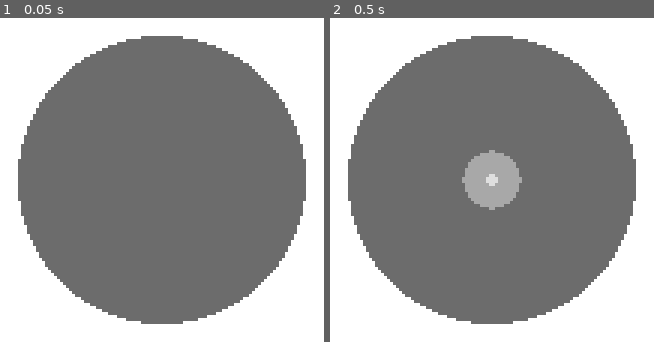
Above: before the commit, frames 1-2 (left to right).
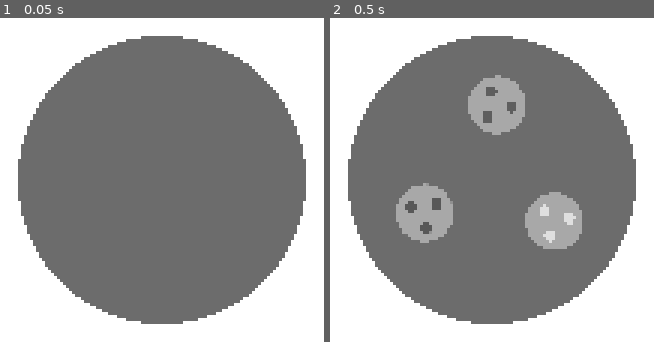
Above: after the commit, the same moments.

Repository: ClementRivaille/colors-of-the-universe
Game: Godot game, scene res://Main.tscn
Same seed, same stepped clock (60 frames per second), same inputs: the game is played once before the commit and once after it.
Inputs:
- Up to frame 1 (0.05 s): no input
- Up to frame 2 (0.5 s): no input

Frame 1 is identical in both runs. In frame 2, 9.3% of the frame differs, in the area x 20-78%, y 17-72%.

Commit message:
feat: multiple circles

Diff:
--- a/Main.tscn
+++ b/Main.tscn
@@ -9,6 +9,8 @@
 
 [node name="Camera2D" type="Camera2D" parent="."]
 current = true
+smoothing_enabled = true
+smoothing_speed = 1.0
 script = ExtResource( 3 )
 
 [node name="ColorRect" type="ColorRect" parent="Camera2D"]
--- a/scripts/Circle.gd
+++ b/scripts/Circle.gd
@@ -1,7 +1,6 @@
 extends CircleAbstract
 class_name Circle
 signal is_top
-
 
 onready var circle_scene := load("res://prefabs/Circle.tscn")
 export(float) var scale_speed := 0.4
@@ -9,9 +8,11 @@
 export(bool) var zooming := false
 
 var child_step := 0.02
-var top_step := 1.1
+var top_step := 2.0
 
+var child_position_radius := 600.0
 var children_circle: Array = []
+var active_child: CircleAbstract
 var child_added := false
 var on_top := false
 
@@ -39,7 +40,7 @@
     scale = scale * (1 + (delta * scale_speed * zoom_power))
 
   if !child_added && global_scale.x >= child_step:
-    add_child_circle()
+    fill_children()
     child_added = true
   if !on_top && global_scale.x > top_step:
     go_on_top()
@@ -51,19 +52,31 @@
   for child in children_circle:
     child.disconnect("selected", self, "on_child_select")
     child.disconnect("unselected", self, "on_child_unselect")
-  var successor: CircleAbstract = children_circle[0]
+    child.disconnect("target", self, "target_child")
+  var successor = active_child
   emit_signal("is_top", successor)
   if successor.zoom_power == 0.0:
     successor.zoom_power = 1.0;
     successor.on_child_unselect()
 
-func add_child_circle():
+func fill_children():
+  var angle := randf() * 2 * PI
+  var nb_child = 3
+  for i in range(0,nb_child):
+    add_child_circle(angle)
+    angle = (angle + (2 * PI) / nb_child)
+
+
+func add_child_circle(angle: float):
   var child: CircleAbstract = circle_scene.instance()
   child.color = child_color
+  child.position.x = cos(angle) * child_position_radius
+  child.position.y = sin(angle) * child_position_radius
   child.scale = Vector2.ONE * child_scale
   child.modulate.a = 0.0
   child.connect("selected", self, "on_child_select")
   child.connect("unselected", self, "on_child_unselect")
+  child.connect("target", self, "target_child")
   add_child(child)
   child.fade_in()
   children_circle.push_front(child)
@@ -74,11 +87,14 @@
   tween.start()
 
 func on_mouse_enter():
-  emit_signal("selected")
+  emit_signal("selected", self)
 func on_mouse_exit():
   emit_signal("unselected")
 
-func on_child_select():
+func on_child_select(circle: CircleAbstract):
+  active_child = circle
+  emit_signal("target", active_child)
+
   if (tween.is_active()):
     tween.stop(self, "zoom_power")
   tween.interpolate_property(self, "zoom_power", zoom_power, 1.0,
@@ -90,3 +106,6 @@
   tween.interpolate_property(self, "zoom_power", zoom_power, 0.0,
     zoom_ease, Tween.TRANS_SINE, Tween.EASE_OUT)
   tween.start()
+
+func target_child(grandchild: Node2D):
+  emit_signal("target", grandchild)
--- a/scripts/CircleAbstract.gd
+++ b/scripts/CircleAbstract.gd
@@ -2,6 +2,7 @@
 class_name CircleAbstract
 signal selected
 signal unselected
+signal target
 
 export(Color) var color: Color
 var child_color: Color
@@ -9,11 +10,11 @@
 
 var zoom_power := 0.0
 
-func add_child_circle():
+func add_child_circle(angle: float):
   pass
 func fade_in():
   pass
-func on_child_select():
+func on_child_select(circle):
   pass
 func on_child_unselect():
   pass
--- a/scripts/Main.gd
+++ b/scripts/Main.gd
@@ -6,15 +6,22 @@
 
 func _ready():
   root_circle.connect("is_top", self, "switch_root_circle")
+  root_circle.connect("target", self, "change_target")
+  camera.target = root_circle
 
 func switch_root_circle(circle: Circle):
   camera.update_bg_color(root_circle.color)
   circle.scale = circle.global_scale
+  circle.position = circle.global_position
   root_circle.remove_child(circle)
   add_child(circle)
   circle.set_owner(self)
   circle.connect("is_top", self, "switch_root_circle")
+  circle.connect("target", self, "change_target")
   circle.zooming = true
 
   root_circle.queue_free()
   root_circle = circle
+
+func change_target(node: Node2D):
+  camera.target = node
--- a/scripts/ZoomCamera.gd
+++ b/scripts/ZoomCamera.gd
@@ -3,5 +3,10 @@
 
 onready var bg_color: ColorRect = $ColorRect
 
+var target: Node2D
+
+func _process(delta):
+  position = target.global_position
+
 func update_bg_color(color: Color):
   bg_color.color = color
